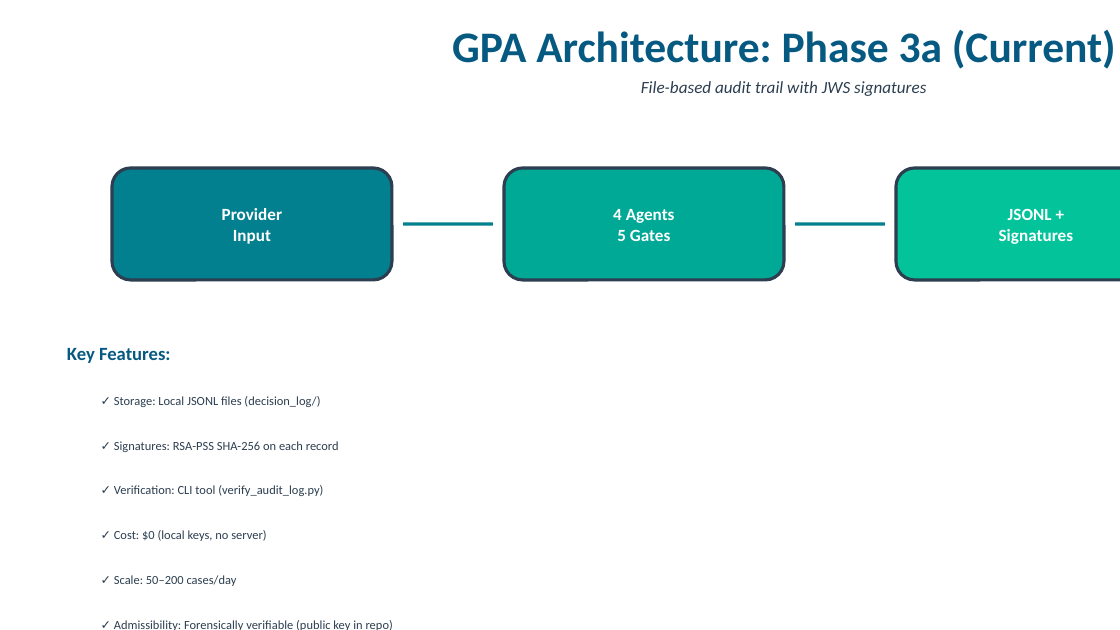
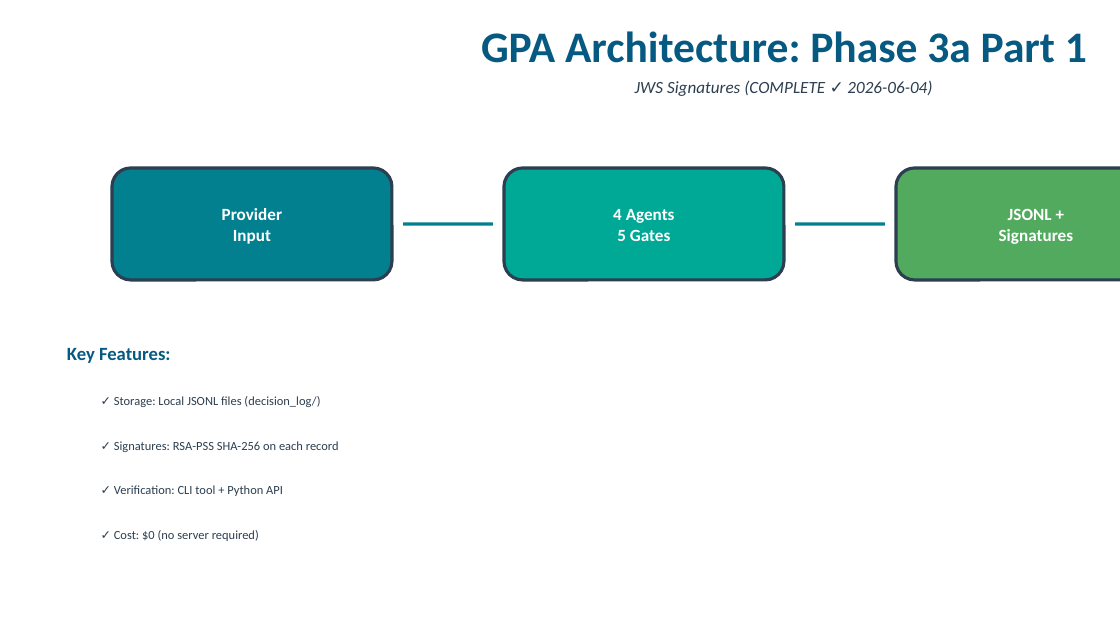
Before and after one commit to jimmandas/GPA, a slide deck: slide 1 of docs/GPA_Architecture_Current_vs_Future.pptx. Drawn at 1120x630 pixels with LibreOffice and Linux fonts; fonts in the diff are those of the drawing. Boxes give left, top, right and bottom in pixels: in the first picture for what was removed or moved away, otherwise in the second. Text is boxed around its words. In the diff, an @@ line names an element or a change of style, - is before the commit and + after.

```diff
--- a/docs/GPA_Architecture_Current_vs_Future.pptx
+++ b/docs/GPA_Architecture_Current_vs_Future.pptx
@@ text at [481, 31, 1087, 63]: text changed @@
-GPA Architecture: Phase 3a (Current)
+GPA Architecture: Phase 3a Part 1
@@ text at [635, 80, 932, 96]: text changed @@
-File-based audit trail with JWS signatures
+JWS Signatures (COMPLETE ✓ 2026-06-04)
@@ rounded rectangle at [896, 168, 1120, 280]: fill #02C39A to #52AA5E @@
@@ text at [114, 485, 283, 496]: text changed @@
-✓ Verification: CLI tool (verify_audit_log.py)
+✓ Verification: CLI tool + Python API
@@ text at [114, 530, 259, 541]: text changed @@
-✓ Cost: $0 (local keys, no server)
+✓ Cost: $0 (no server required)
@@ text removed at [114, 575, 237, 586] @@
-✓ Scale: 50–200 cases/day
@@ text removed at [114, 620, 393, 630] @@
-✓ Admissibility: Forensically verifiable (public key in repo)
```
Also in this commit, not shown: 1 other slide changed.
